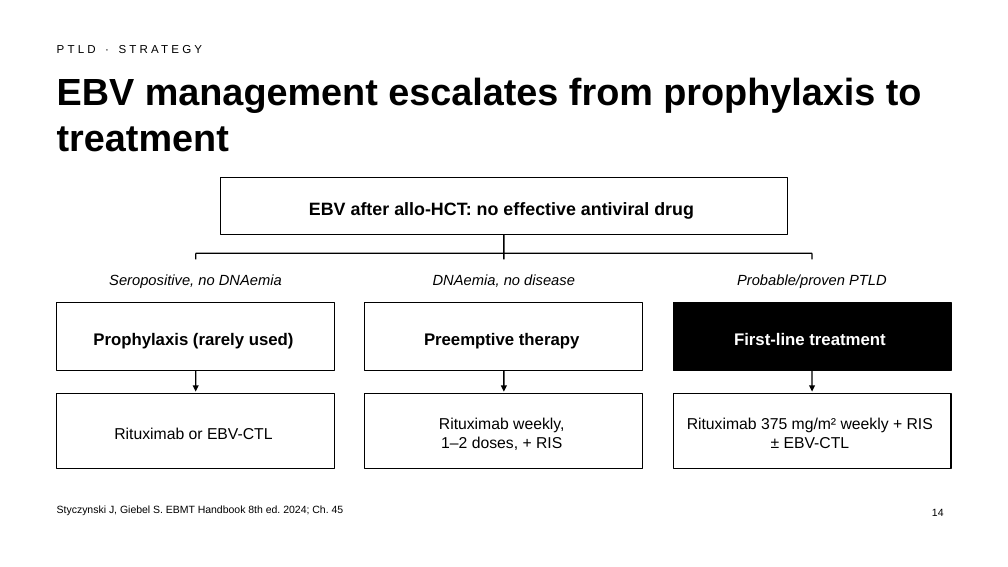
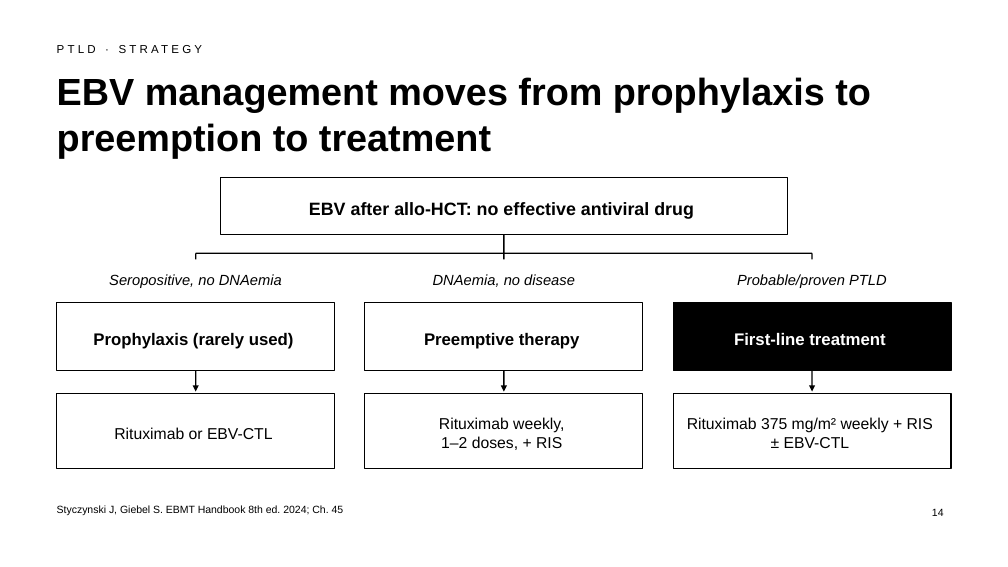
Before and after one commit to htlin222/ebmt-handbook-skill, a slide deck: slide 14 of slides/decks/s09-viral-infections-ptld.pptx. Drawn at 1008x567 pixels with LibreOffice and Linux fonts; fonts in the diff are those of the drawing. Boxes give left, top, right and bottom in pixels: in the first picture for what was removed or moved away, otherwise in the second. Text is boxed around its words. In the diff, an @@ line names an element or a change of style, - is before the commit and + after.

```diff
--- a/slides/decks/s09-viral-infections-ptld.pptx
+++ b/slides/decks/s09-viral-infections-ptld.pptx
@@ title at [57, 77, 871, 158]: text changed @@
-EBV management escalates from prophylaxis to treatment
+EBV management moves from prophylaxis to preemption to treatment
```
Also in this commit, not shown: 8 other slides changed, 2 other files.
